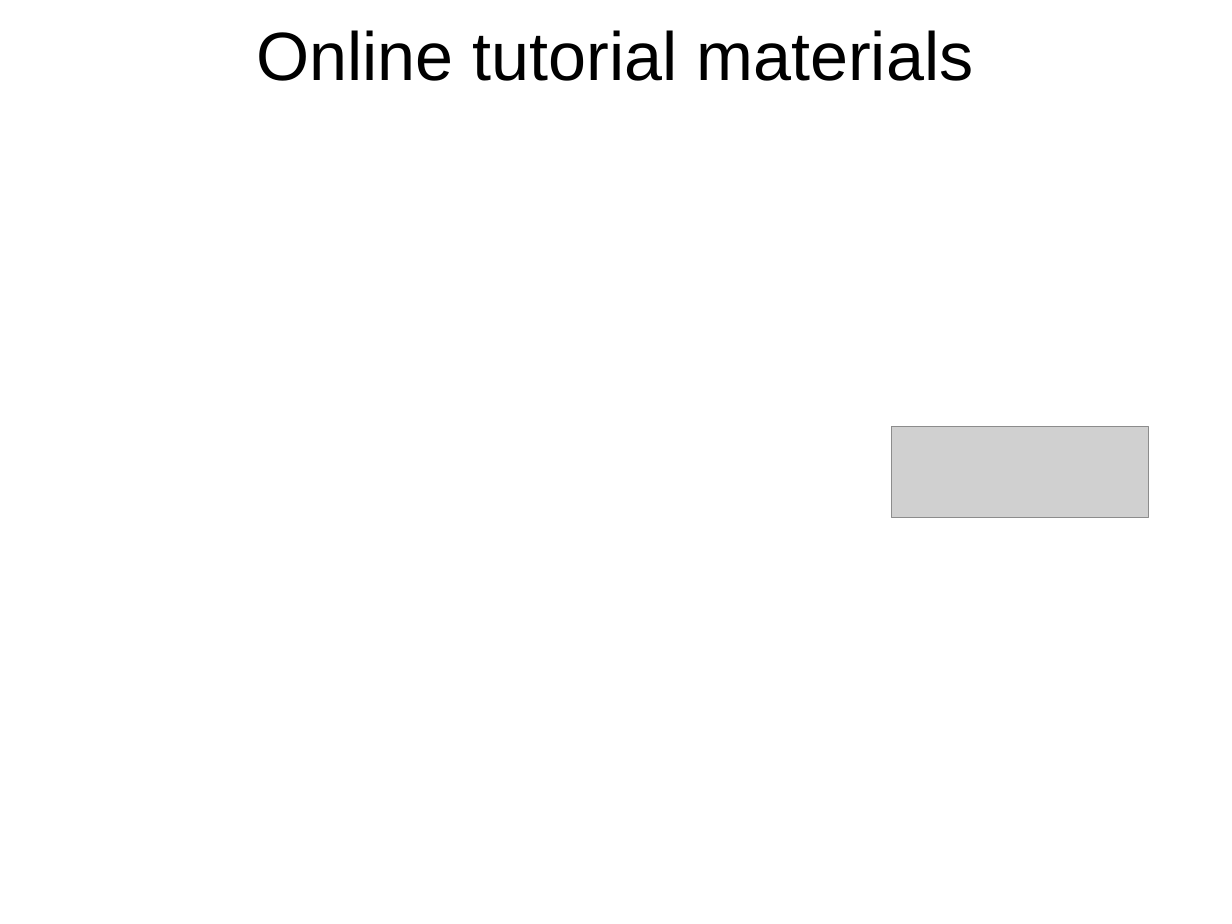
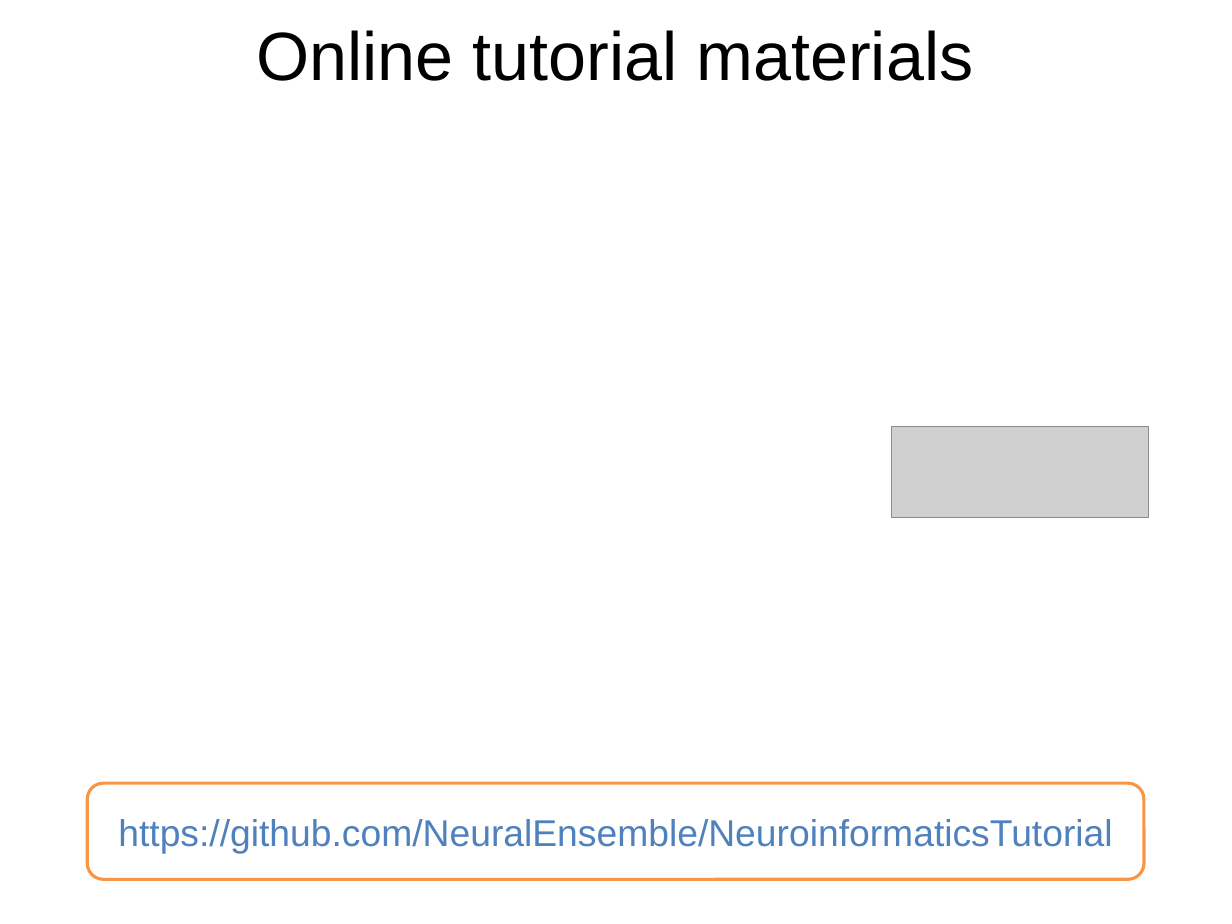
Before and after one commit to NeuralEnsemble/NeuroinformaticsTutorial, a slide deck: slide 5 of Part_1_Resources_for_computational_modellers/Introduction/Introduction.pptx. Drawn at 1232x924 pixels with LibreOffice and Linux fonts; fonts in the diff are those of the drawing; grey boxes stand for pictures; background and template pictures are left out. Boxes give left, top, right and bottom in pixels: in the first picture for what was removed or moved away, otherwise in the second. Text is boxed around its words. In the diff, an @@ line names an element or a change of style, - is before the commit and + after.

```diff
--- a/Part_1_Resources_for_computational_modellers/Introduction/Introduction.pptx
+++ b/Part_1_Resources_for_computational_modellers/Introduction/Introduction.pptx
@@ rounded rectangle added at box(87, 784, 1145, 880), fill #FFFFFF, outline #F79646 2 pt, 24 pt, text #4F81BD @@
+https://github.com/NeuralEnsemble/NeuroinformaticsTutorial
```
Also in this commit, not shown: 1 slide added, 2 other files.
